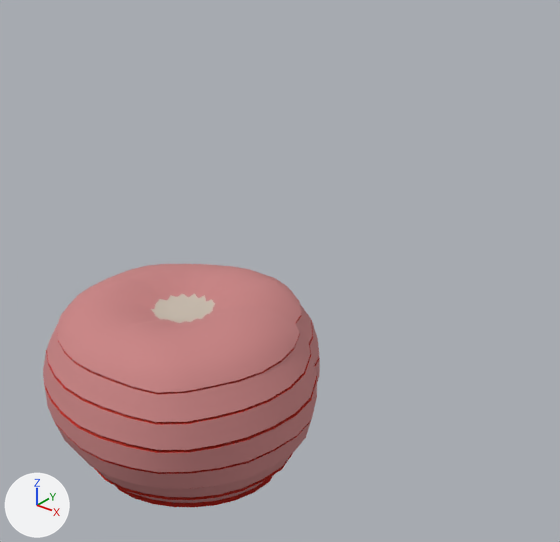
Renders of the FBX model Assets/Meshes/ingridients/tomato_sliced.FBX from each side of a commit.
Both versions are drawn from a 50 mm camera at (49.9, -98.1, 30.5) aimed at (7.0, -44.4, -2.8). Arrows for +X, +Y and +Z are at lower left; the lights stay in place.

Before the edit, the objects in view are built like this:
```python
ob_tomato_s0 = bpy.data.objects.new('tomato_s0', me_mesh)
ob_tomato_s0.location = (22.4, -72.0, 10.1)
ob_tomato_s1 = bpy.data.objects.new('tomato_s1', me_mesh_001)
ob_tomato_s1.location = (22.4, -72.0, 8.7)
ob_tomato_s2 = bpy.data.objects.new('tomato_s2', me_mesh_002)
ob_tomato_s2.location = (22.4, -72.0, 7.4)
ob_tomato_s3 = bpy.data.objects.new('tomato_s3', me_mesh_003)
ob_tomato_s3.location = (22.4, -72.0, 6.0)
ob_tomato_s4 = bpy.data.objects.new('tomato_s4', me_mesh_004)
ob_tomato_s4.location = (22.4, -72.0, 4.5)
ob_tomato_s5 = bpy.data.objects.new('tomato_s5', me_mesh_005)
ob_tomato_s5.location = (22.4, -72.0, 3.1)
ob_tomato_s6 = bpy.data.objects.new('tomato_s6', me_mesh_006)
ob_tomato_s6.location = (22.5, -72.0, 1.9)
ob_tomato_s7 = bpy.data.objects.new('tomato_s7', me_mesh_007)
ob_tomato_s7.location = (22.5, -72.0, 0.7)
```
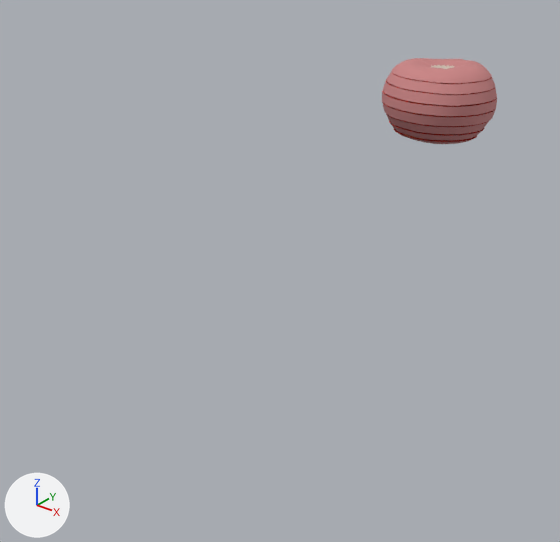
Changed parts and their boxes (x1, y1, x2, y2) in the pictures (560 x 542 px):
'tomato_s0', moved
    before: (56, 264, 301, 393)
    after: (392, 58, 492, 83)
'tomato_s1', moved
    before: (47, 304, 312, 422)
    after: (386, 71, 495, 94)
'tomato_s2', moved
    before: (43, 320, 319, 450)
    after: (383, 79, 497, 106)
'tomato_s3', moved
    before: (43, 347, 320, 472)
    after: (382, 91, 497, 116)
'tomato_s4', moved
    before: (55, 380, 318, 489)
    after: (382, 102, 496, 126)
'tomato_s5', moved
    before: (98, 455, 290, 497)
    after: (386, 114, 489, 134)
'tomato_s6', moved
    before: (94, 454, 292, 503)
    after: (389, 121, 484, 140)
'tomato_s7', moved
    before: (116, 475, 273, 507)
    after: (394, 129, 477, 144)

Diff of the bpy script that builds the scene:
```diff
--- a/Assets/Meshes/ingridients/tomato_sliced.FBX.py
+++ b/Assets/Meshes/ingridients/tomato_sliced.FBX.py
@@ ob_tomato_s0 @@
 ob_tomato_s0 = bpy.data.objects.new('tomato_s0', me_mesh)
-ob_tomato_s0.location = (22.4, -72.0, 10.1)
+ob_tomato_s0.location = (0.0, 0.0, 9.3)
@@ ob_tomato_s6 @@
 ob_tomato_s6 = bpy.data.objects.new('tomato_s6', me_mesh_006)
-ob_tomato_s6.location = (22.5, -72.0, 1.9)
+ob_tomato_s6.location = (0.0, 0.0, 1.1)
@@ ob_tomato_s3 @@
 ob_tomato_s3 = bpy.data.objects.new('tomato_s3', me_mesh_003)
-ob_tomato_s3.location = (22.4, -72.0, 6.0)
+ob_tomato_s3.location = (0.0, 0.0, 5.2)
@@ ob_tomato_s4 @@
 ob_tomato_s4 = bpy.data.objects.new('tomato_s4', me_mesh_004)
-ob_tomato_s4.location = (22.4, -72.0, 4.5)
+ob_tomato_s4.location = (0.0, 0.0, 3.7)
@@ ob_tomato_s5 @@
 ob_tomato_s5 = bpy.data.objects.new('tomato_s5', me_mesh_005)
-ob_tomato_s5.location = (22.4, -72.0, 3.1)
+ob_tomato_s5.location = (0.0, 0.0, 2.3)
@@ ob_tomato_s7 @@
 ob_tomato_s7 = bpy.data.objects.new('tomato_s7', me_mesh_007)
-ob_tomato_s7.location = (22.5, -72.0, 0.7)
+ob_tomato_s7.location = (0.0, 0.0, 0.0)
@@ ob_tomato_s2 @@
 ob_tomato_s2 = bpy.data.objects.new('tomato_s2', me_mesh_002)
-ob_tomato_s2.location = (22.4, -72.0, 7.4)
+ob_tomato_s2.location = (0.0, 0.0, 6.6)
@@ ob_tomato_s1 @@
 ob_tomato_s1 = bpy.data.objects.new('tomato_s1', me_mesh_001)
-ob_tomato_s1.location = (22.4, -72.0, 8.7)
+ob_tomato_s1.location = (0.0, 0.0, 7.9)
```
